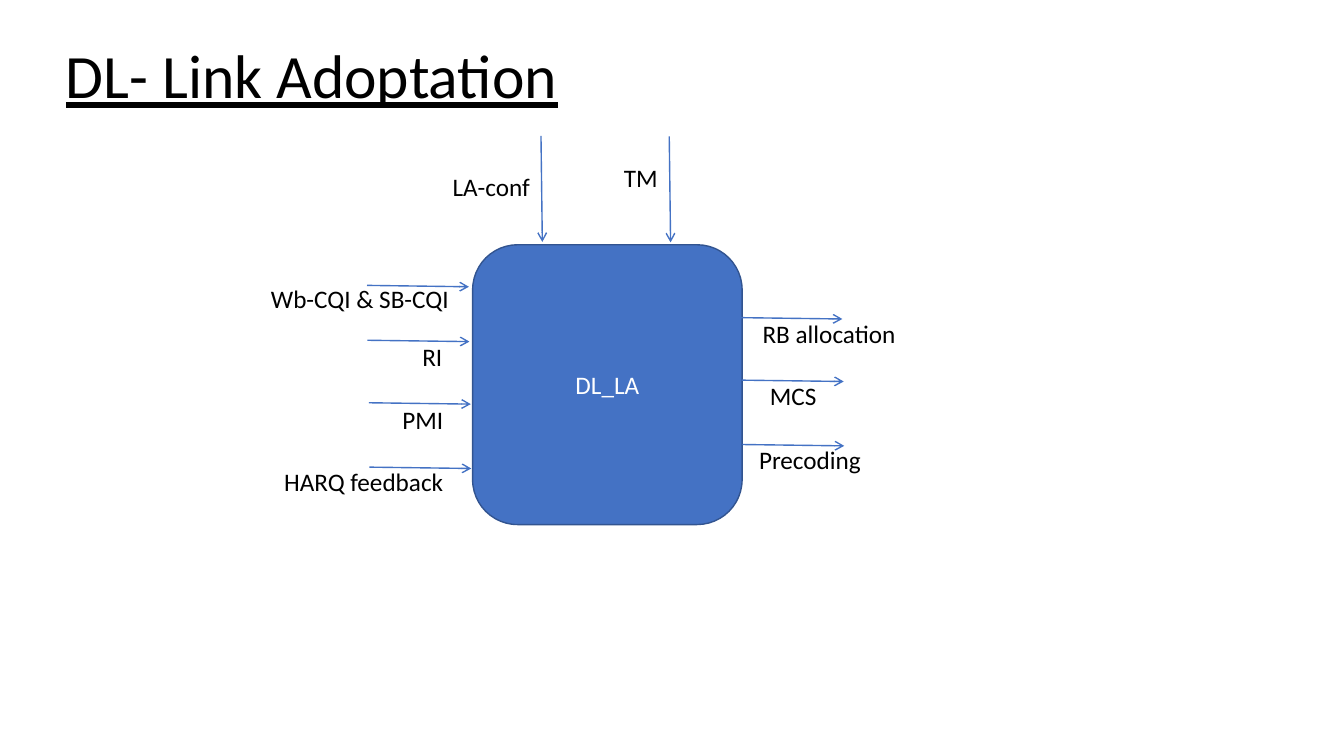
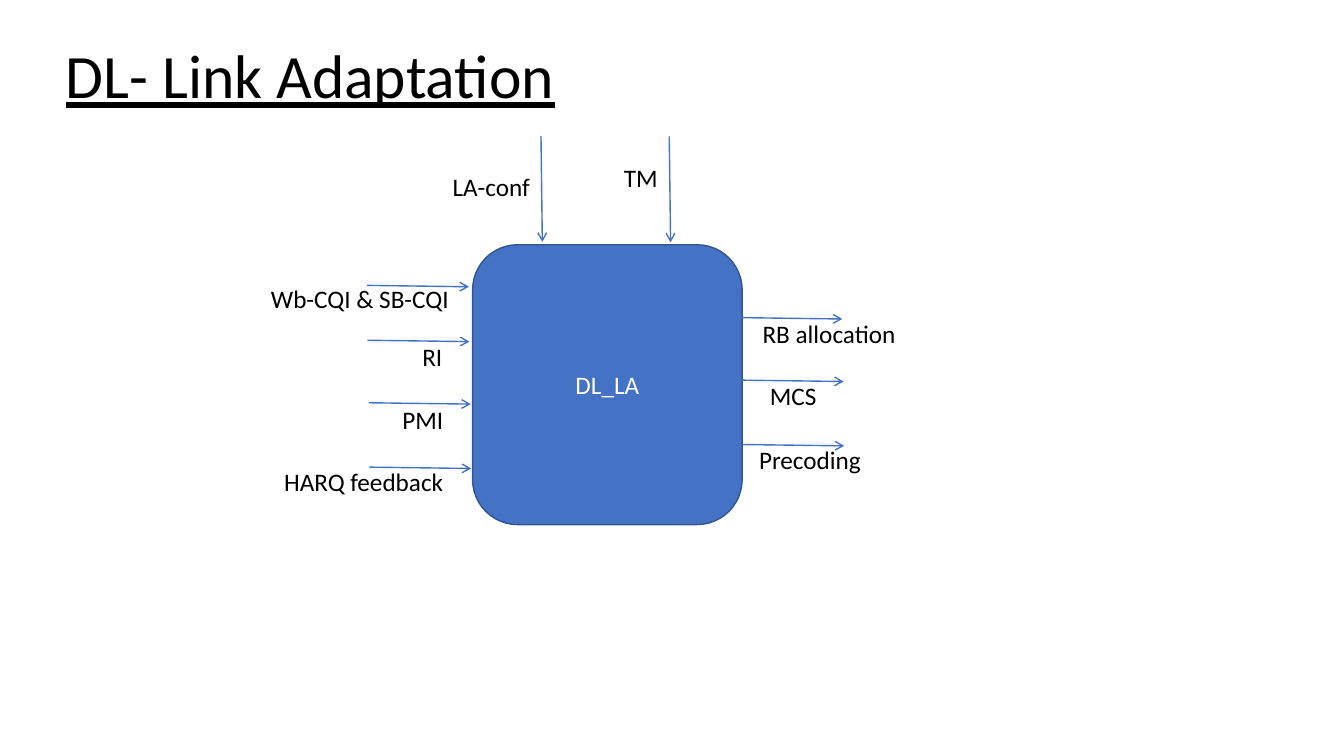
Before and after one commit to BharathTS007/openLteMac, a slide deck: slide 8 of Doc/openlte_MAC_ARCH_.pptx. Drawn at 1344x756 pixels with LibreOffice and Linux fonts; fonts in the diff are those of the drawing. Boxes give left, top, right and bottom in pixels: in the first picture for what was removed or moved away, otherwise in the second. Text is boxed around its words. In the diff, an @@ line names an element or a change of style, - is before the commit and + after.

Commit message:
[framework] adding openLteMac files document
Change description:
       1. Added document DL & UL Link adoptation functionality.

```diff
--- a/Doc/openlte_MAC_ARCH_.pptx
+++ b/Doc/openlte_MAC_ARCH_.pptx
@@ title at (66, 55, 554, 108): text changed @@
-DL- Link Adoptation
+DL- Link Adaptation
```
Also in this commit, not shown: 1 other slide changed.
